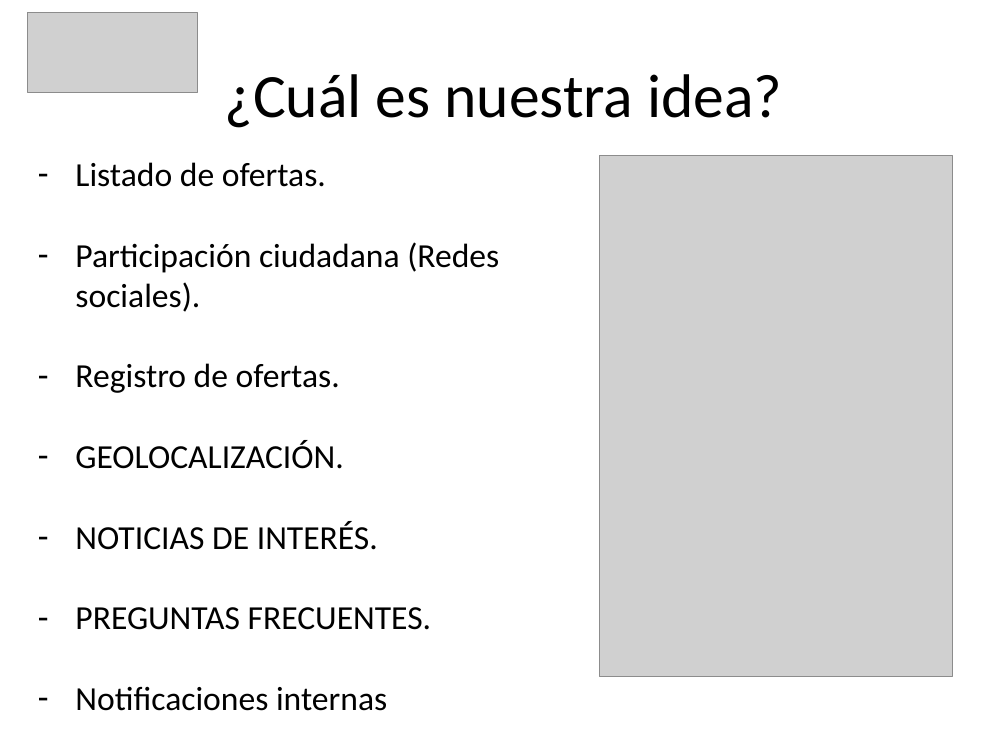
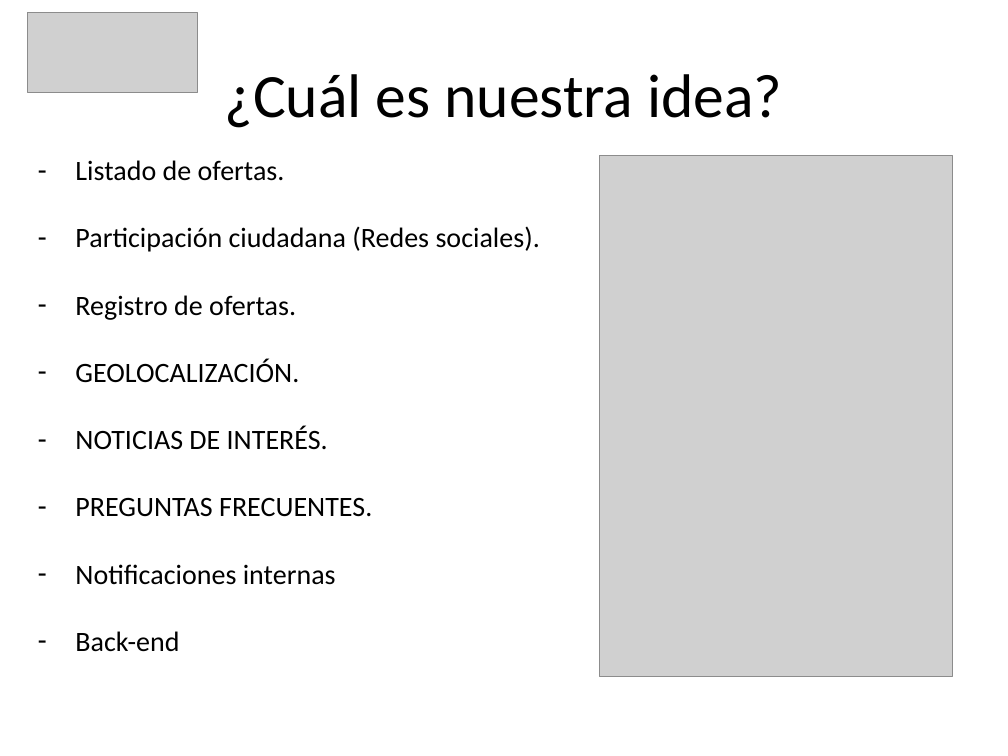
Before and after one commit to cristian4063/OfertaTrabajo, a slide deck: slide 3 of smartcities/themeforest-6705726-stroller-mobile-tablet-responsive-template/PresentacionOferta/OfertaEmpleo.pptx. Drawn at 1008x756 pixels with LibreOffice and Linux fonts; fonts in the diff are those of the drawing; grey boxes stand for pictures. Boxes give left, top, right and bottom in pixels: in the first picture for what was removed or moved away, otherwise in the second. Text is boxed around its words. In the diff, an @@ line names an element or a change of style, - is before the commit and + after.

Commit message:
presentacion 3

```diff
--- a/smartcities/themeforest-6705726-stroller-mobile-tablet-responsive-template/PresentacionOferta/OfertaEmpleo.pptx
+++ b/smartcities/themeforest-6705726-stroller-mobile-tablet-responsive-template/PresentacionOferta/OfertaEmpleo.pptx
@@ text at [75,160,540,585]: size 24 to 20 pt @@
@@ text at [75,631,179,652]: paragraph added @@
+– Back-end
```
Also in this commit, not shown: 1 other slide changed, 5 slides added, 3 slides removed.
